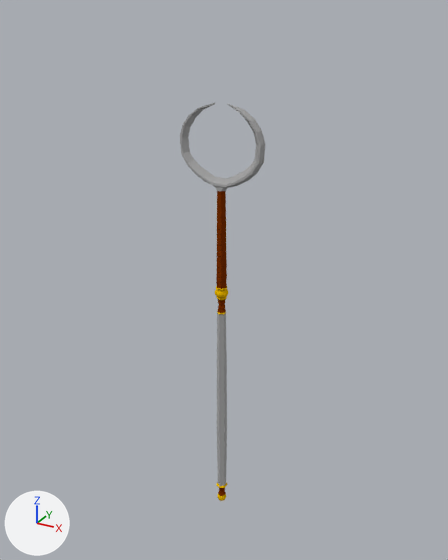
The Blender file Models/Blend/Staves/CommonStoneStaff.blend as it was, and as the next commit left it.
The view is the same before and after, from a 50 mm lens placed at (3.67, -6.6, 4.33), pointed at (-0.09, 0.22, 0.92). Lighting does not change. The marker at lower left points along +X, +Y and +Z.

In view in the first picture: 'Staff_5'.
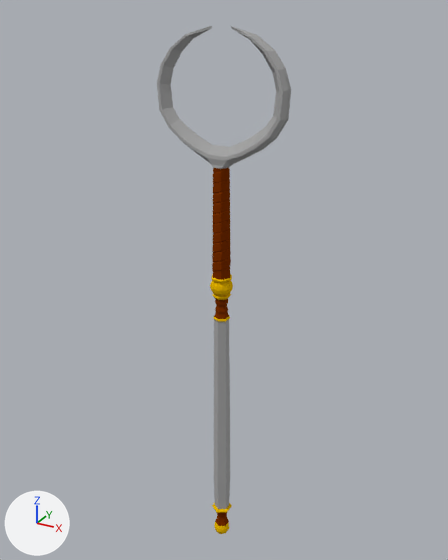
Where the change shows, as pixel boxes (x1, y1, x2, y2) in the pictures (448 x 560 px; the box of a moved part takes in the faces that stretch with it):
'Staff_5', reshaped, rescaled (57% wider, 28% taller)
    before: (180, 103, 265, 501)
    after: (157, 26, 291, 534)
part 1 of me_plane, moved or reshaped
    before: (215, 289, 228, 298)
    after: (210, 281, 233, 296)
part 2 of me_plane, moved or reshaped
    before: (218, 494, 226, 501)
    after: (214, 522, 229, 534)
part 3 of me_plane, rebuilt (57% wider, 37% taller)
    before: (180, 103, 265, 291)
    after: (157, 26, 291, 283)
part 4 of me_plane, rebuilt (75% wider, 17% taller)
    before: (216, 297, 227, 496)
    after: (212, 293, 232, 526)

What changed in the scene script:
```text
Change me_plane:
    used by ob_staff_5; location = (0.0, 0.0, 0.0); rotation_euler = (1.571, 0.0, 3.142), in degrees (90, 0, 180); scale = (0.0583, 0.0546, 0.0583)
    remove me_plane.from_pydata(...)  # 788 vertices, 766 faces; spans x -9.9..9.9, y -50.0..60.4, z -1.6..1.6
    add me_plane.from_pydata(...)  # 680 vertices, 658 faces; spans x -12.0..12.0, y -50.3..61.3, z -2.2..2.1
    me_plane part 1: the loose piece of 84 vertices spanning x -1.6..1.6, y 14.1..16.7, z -1.6..1.6 is scaled about its middle by 1.35, then moved by (0.0, -1.6, 0.0)
    me_plane part 2: the loose piece of 70 vertices spanning x -1.2..1.1, y -50.0..-47.5, z -1.3..1.2 is scaled about its middle by 1.41, then moved by (0.0, 0.2, 0.0)
    me_plane part 3: the loose piece of 484 vertices spanning x -9.9..9.9, y 16.5..60.4, z -1.4..1.3 is rebuilt with 376 vertices and now spans x -12.0..12.0, y 15.3..61.3, z -1.9..1.9
    me_plane part 4: the loose piece of 150 vertices spanning x -1.3..1.3, y -47.7..14.3, z -1.6..1.5 is rebuilt with 150 vertices and now spans x -1.9..1.9, y -47.1..12.3, z -2.2..2.1
Change ob_staff_5:
    ob_staff_5.scale: (0.0583, 0.0546, 0.0583) -> (0.0721, 0.0676, 0.0721)
```
